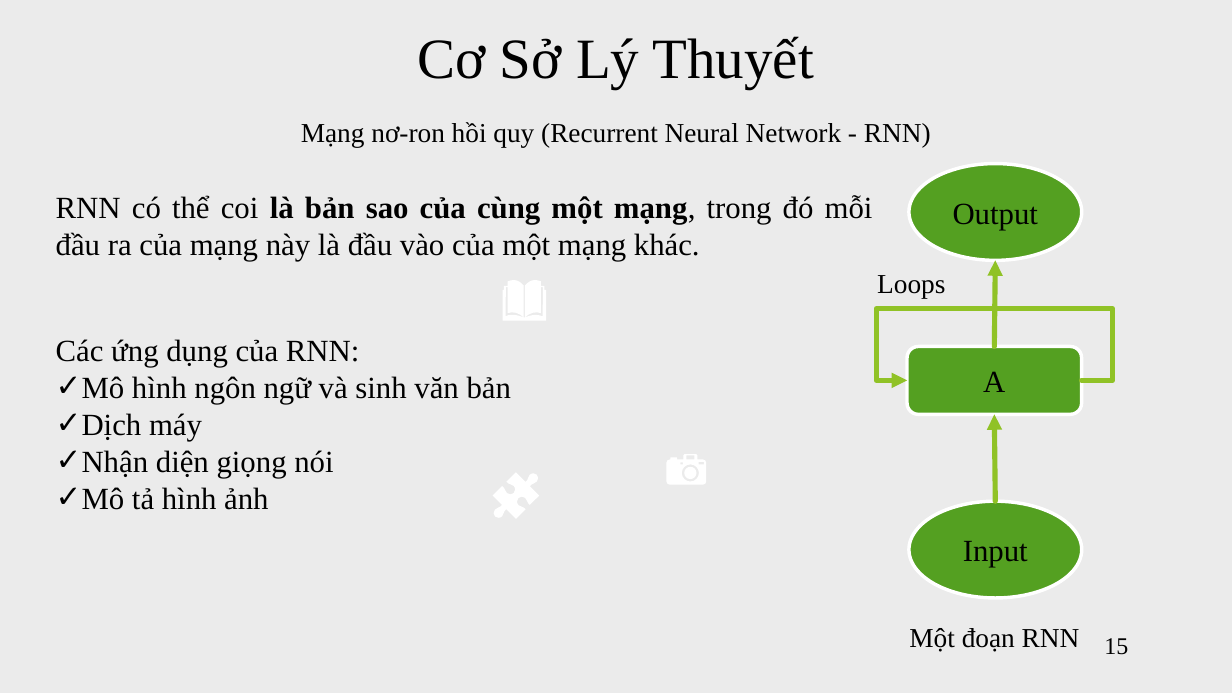
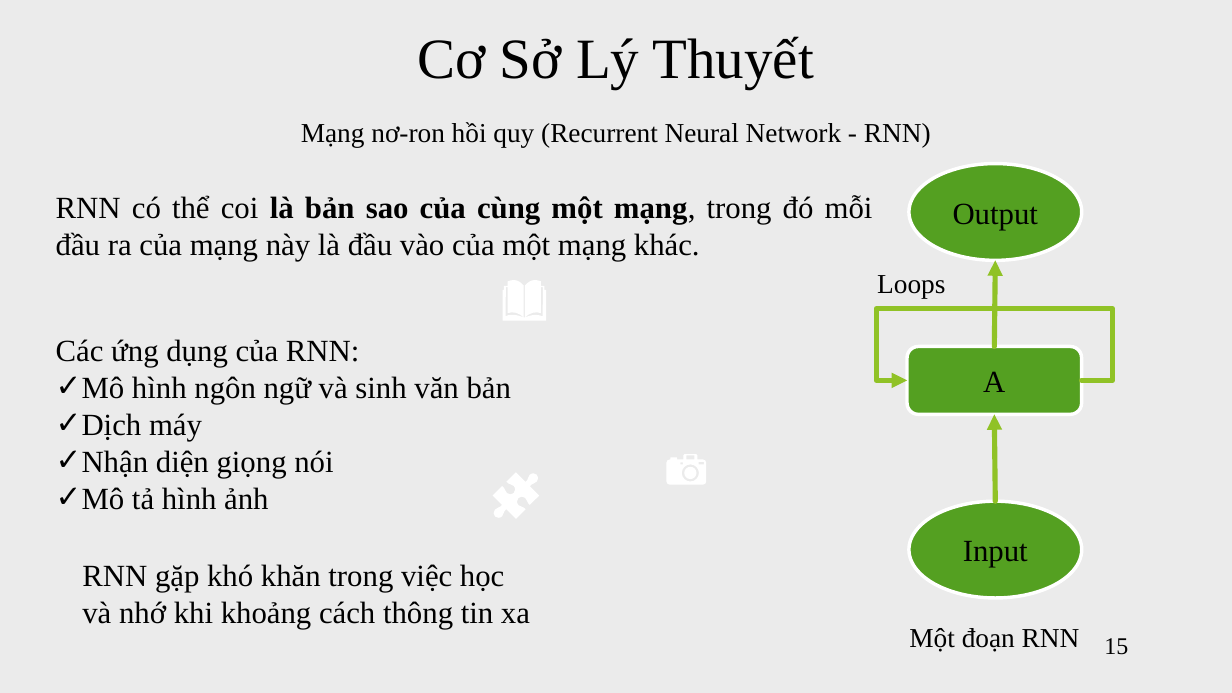
Before and after one commit to vanvibig/BaoCaoLuanVan, a slide deck: slide 15 of BaoCaoLuanVan_NguyenVanVi.pptx. Drawn at 1232x693 pixels with LibreOffice and Linux fonts; fonts in the diff are those of the drawing. Boxes give left, top, right and bottom in pixels: in the first picture for what was removed or moved away, otherwise in the second. Text is boxed around its words. In the diff, an @@ line names an element or a change of style, - is before the commit and + after.

```diff
--- a/BaoCaoLuanVan_NguyenVanVi.pptx
+++ b/BaoCaoLuanVan_NguyenVanVi.pptx
@@ text added at bbox=[82, 564, 530, 629], 18 pt, text #000000 @@
+RNN gặp khó khăn trong việc học
+và nhớ khi khoảng cách thông tin xa
```
Also in this commit, not shown: 6 other slides changed, 1 slide added, 3 other files.
